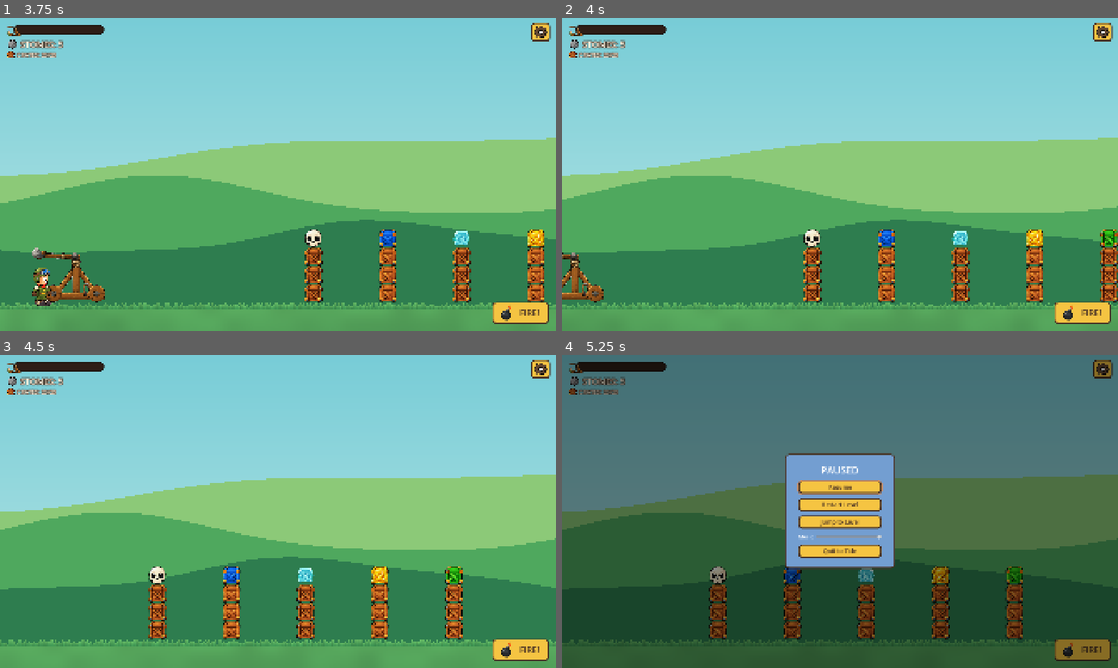
Above: before the commit, frames 1-4 (two rows, left to right).
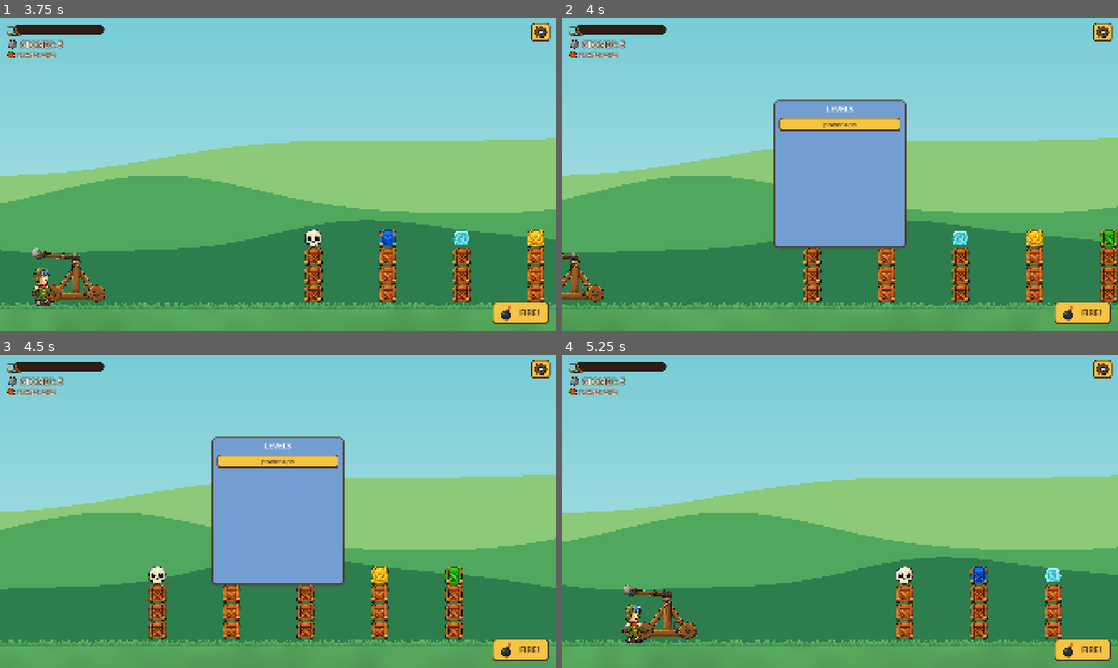
Above: after the commit, the same moments.

Repository: hazlema/kingdom-crumble
Game: Godot game, scene res://scenes/main_menu.tscn
Two runs of this game, one before a commit and one after it. Both use one fixed random seed, a clock stepped at 60 frames per second and the inputs below.
Inputs (mouse positions are in pixels of both pictures, inside the frame that each line leads up to; where the layout moved, square brackets give the same spot in the first picture):
- Up to frame 1 (3.75 s): click "🌿 Chill" at 0.5 s; click "FIRE!" at 1.25 s; click (539, 33) at 2 s; click "Restart Level" at 2.75 s; tap Enter (advance) at 3.5, 3.6 s; move the mouse to (400, 158) at 3.52 s; hold . (scout_right) from 3.53 s (still down); click (400, 158) at 3.67 s
- Up to frame 2 (4 s): keep holding . (scout_right); tap L (jump_levels) at 3.77, 3.8 s
- Up to frame 3 (4.5 s): tap L (jump_levels) at 4.07 s; release . (scout_right) at 4.25 s; drag from (166, 527) to (250, 574) at 4.27 s
- Up to frame 4 (5.25 s): click (840, 461) [1101, 370] at 5 s

Frame 1 is identical in both runs. In frame 2, 11% of the frame differs, in the area x 38-62%, y 26-74%; in frame 3, 11%; in frame 4, 99%, in the area x 0-100%, y 0-100%.

Commit message:
feat: progression lives — clears log per tier, ENTER walks the chain, L jumps, conquest exits
Co-Authored-By: Claude Fable 5 <noreply@anthropic.com>

Diff:
--- a/scenes/level.tscn
+++ b/scenes/level.tscn
@@ -6,6 +6,7 @@
 [ext_resource type="PackedScene" path="res://scenes/hud.tscn" id="5"]
 [ext_resource type="PackedScene" path="res://scenes/pause_menu.tscn" id="9"]
 [ext_resource type="PackedScene" uid="uid://benv5ronm3k9r" path="res://scenes/environment.tscn" id="10"]
+[ext_resource type="PackedScene" path="res://scenes/ui/level_jump_dialog.tscn" id="11"]
 
 [node name="Level" type="Node2D" unique_id=429232250]
 script = ExtResource("1")
@@ -25,4 +26,7 @@
 
 [node name="Hud" parent="." unique_id=1637513669 instance=ExtResource("5")]
 
+[node name="JumpDialog" parent="Hud" instance=ExtResource("11")]
+unique_name_in_owner = true
+
 [node name="PauseMenu" parent="." instance=ExtResource("9")]
--- a/src/level/level.gd
+++ b/src/level/level.gd
@@ -36,6 +36,8 @@
 var _checking := false
 var _pristine: LevelLayout = null
 var _editor_session := false
+var current_stem := ""
+var _chain_end := false
 
 @onready var trebuchet: Trebuchet = $Trebuchet
 @onready var cam: CameraDirector = $CameraDirector
@@ -58,6 +60,7 @@
 		layout = LevelStore.load_level(path)
 		if layout == null:
 			layout = LevelStore.load_level(DEFAULT_LAYOUT)
+		current_stem = path.get_file().get_basename()
 	if layout == null:
 		# even the default failed (e.g. hand-edited to invalid) — the
 		# owner's dialog tells the player, then exits; empty field
@@ -85,10 +88,18 @@
 				"res://scenes/main_menu.tscn"))
 		$PauseMenu.back_to_editor_requested.connect(_back_to_editor)
 		$PauseMenu.set_editor_mode(_editor_session)
+	if has_node("PauseMenu"):
+		$PauseMenu.jump_levels_requested.connect(_open_jump)
+	%JumpDialog.level_picked.connect(func(picked: String) -> void:
+		Level.next_layout_path = picked
+		get_tree().paused = false
+		get_tree().reload_current_scene())
 
 func _physics_process(delta: float) -> void:
 	if Input.is_action_just_pressed("backdrop_toggle"):
 		_apply_backdrop_alpha(_backdrop.toggle())
+	if not _editor_session and Input.is_action_just_pressed("jump_levels"):
+		_open_jump()
 	_update_crate_check()
 	match state:
 		State.AIMING:
@@ -112,6 +123,13 @@
 					_back_to_editor()
 				else:
 					if state == State.CLEARED:
+						if _chain_end:
+							get_tree().change_scene_to_file(
+								"res://scenes/main_menu.tscn")
+							return
+						var nxt := _next_path_after_clear()
+						if nxt != "":
+							Level.next_layout_path = nxt
 						Level.carry_buffs = pending_buffs.duplicate()
 					get_tree().reload_current_scene()
 
@@ -162,9 +180,14 @@
 	var standing := count_standing(_crates())
 	if standing == 0:
 		state = State.CLEARED
-		var _cleared_sub := "press ENTER to return to editor" if _editor_session \
-				else "press ENTER to play again"
-		hud.banner("KINGDOM CRUMBLED!", _cleared_sub)
+		_record_clear()
+		_chain_end = current_stem != "" and _next_path_after_clear() == ""
+		if _editor_session:
+			hud.banner("KINGDOM CRUMBLED!", "press ENTER to return to editor")
+		elif _chain_end:
+			hud.banner("KINGDOM CONQUERED!", "press ENTER for the throne room")
+		else:
+			hud.banner("KINGDOM CRUMBLED!", "press ENTER for the next level")
 		var effects: Array = layout.triggers.get("on_all_cleared", [])
 		if not effects.is_empty():
 			var center := Vector2(1400, 400)
@@ -281,6 +304,22 @@
 			hud.add_child(frame)
 			frame.show_unlock("Rare Unlock", RareUnlockFrame.skunk_frames())
 
+func _open_jump() -> void:
+	%JumpDialog.open(Settings.tier)
+
+# Log the clear — never from the editor sandbox, never for pathless
+# layouts (spec: testing is just testing).
+func _record_clear() -> void:
+	if _editor_session or current_stem == "":
+		return
+	Progress.mark_cleared(Settings.tier, current_stem)
+
+# "" when the chain is conquered.
+func _next_path_after_clear() -> String:
+	var chain := LevelChain.entries()
+	var nxt := LevelChain.next_index_after(chain, current_stem)
+	return "" if nxt == -1 else chain[nxt]["path"]
+
 func _floaty(text: String, world_pos: Vector2) -> void:
 	var fx: HitTextEffect = HIT_TEXT_SCENE.instantiate()
 	fx.text = text
--- /dev/null
+++ b/tests/unit/test_level_progression.gd
@@ -0,0 +1,51 @@
+extends GutTest
+
+const TEST_PATH := "user://test_levelprog.cfg"
+
+func before_each() -> void:
+	DirAccess.remove_absolute(TEST_PATH)
+	Progress.use_path(TEST_PATH)
+
+func after_each() -> void:
+	DirAccess.remove_absolute(TEST_PATH)
+	Progress.use_path("user://progress.cfg")
+
+func _level_for_first_builtin() -> Level:
+	Level.next_layout_path = LevelStore.list_builtin()[0]
+	var l: Level = load("res://scenes/level.tscn").instantiate()
+	add_child_autofree(l)
+	return l
+
+func test_current_stem_derived_from_path() -> void:
+	var l := _level_for_first_builtin()
+	var expected: String = LevelStore.list_builtin()[0].get_file().get_basename()
+	assert_eq(l.current_stem, expected)
+
+func test_record_clear_writes_tier_and_stem() -> void:
+	var l := _level_for_first_builtin()
+	l._record_clear()
+	assert_true(Progress.is_cleared(Settings.tier, l.current_stem))
+
+func test_editor_session_never_records() -> void:
+	Level.next_layout = LevelLayout.new()
+	Level.return_to_editor = true
+	var l: Level = load("res://scenes/level.tscn").instantiate()
+	add_child_autofree(l)
+	l._record_clear()
+	var cfg := ConfigFile.new()
+	cfg.load(TEST_PATH)
+	assert_eq(cfg.get_sections().size(), 0, "sandbox clears must not log")
+
+func test_next_path_after_clear_walks_the_chain() -> void:
+	var l := _level_for_first_builtin()
+	var chain := LevelChain.entries()
+	if chain.size() > 1:
+		assert_eq(l._next_path_after_clear(), chain[1]["path"])
+	l.current_stem = chain[chain.size() - 1]["stem"]
+	assert_eq(l._next_path_after_clear(), "", "end of chain returns empty")
+
+func test_jump_dialog_present_and_wired() -> void:
+	var l := _level_for_first_builtin()
+	var dialog: LevelJumpDialog = l.get_node("%JumpDialog")
+	assert_not_null(dialog)
+	assert_false(dialog.visible)
Not shown, added: tests/unit/test_level_progression.gd.uid
